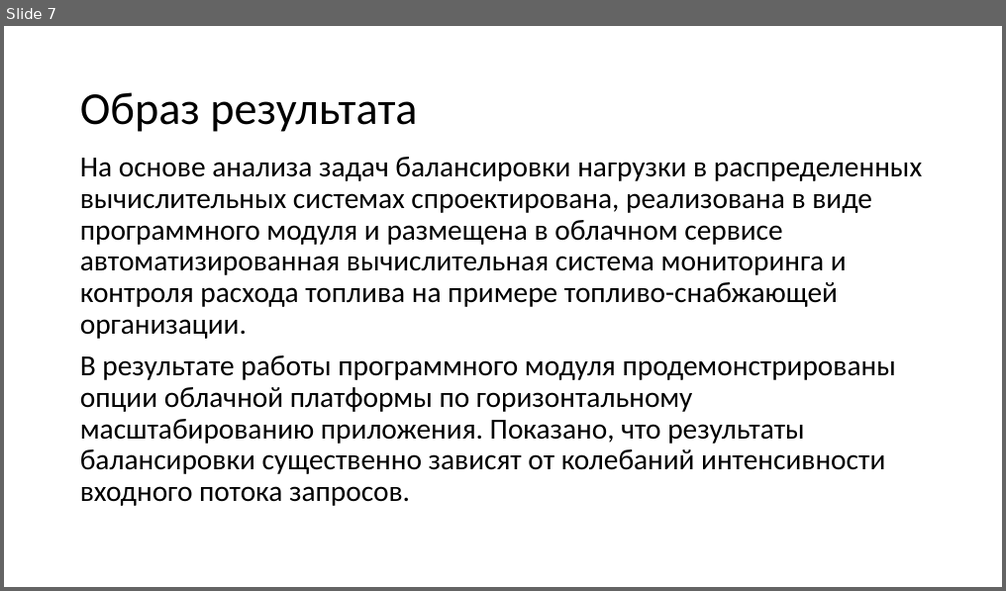
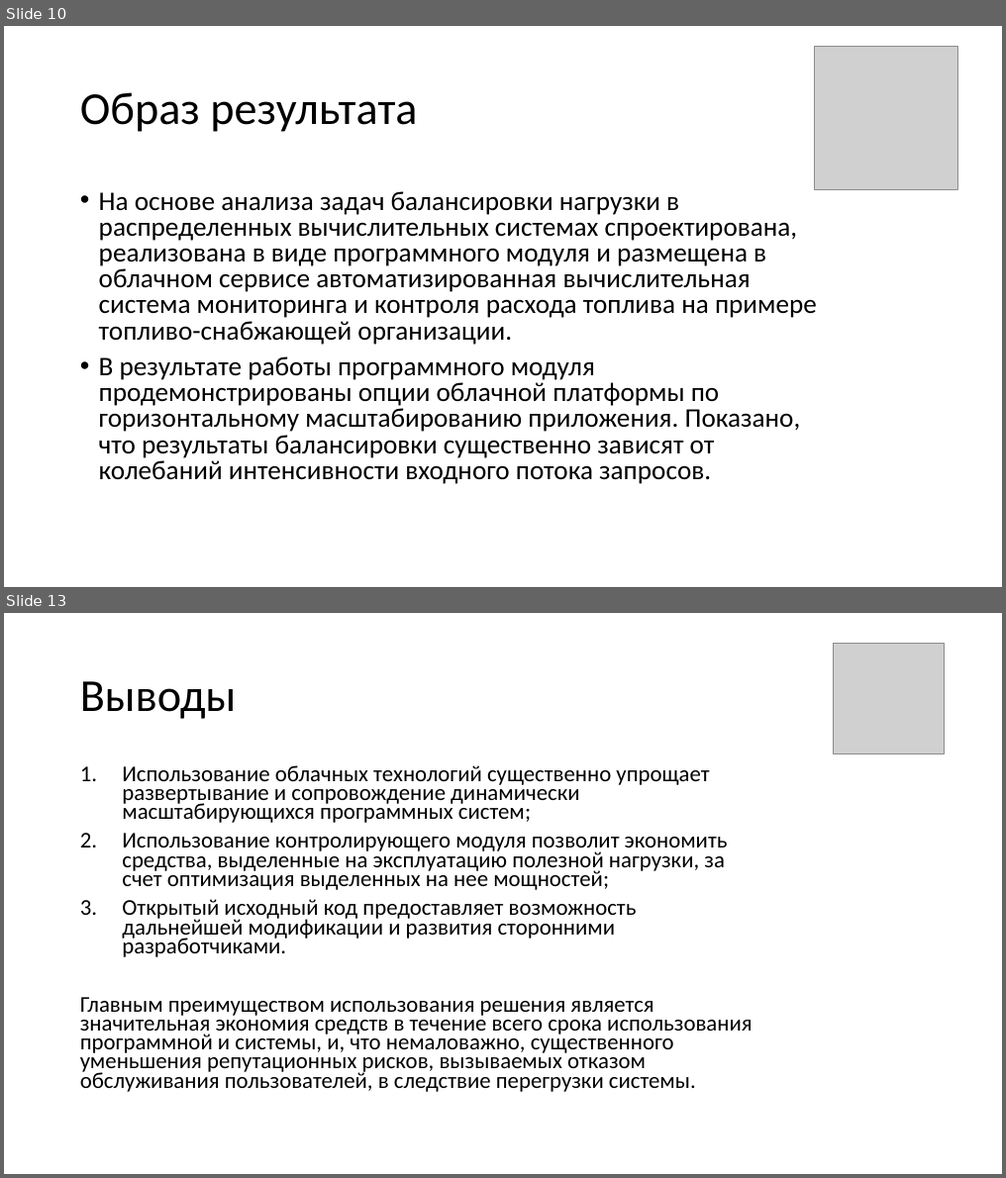
Before and after one commit to SkiStalker/BachelorsDegree, a slide deck: text/Масштабирование_вычислительных_мощностей.pptx. Shown one above the other, each under a label of ours: slide 7 before the commit, slides 10 and 13 after it; the slides between them are not shown. The pictures are 1006x591 and 1006x1178 pixels, drawn with LibreOffice and Linux fonts; fonts in the diff are those of the drawing; grey boxes stand for pictures. Boxes give left, top, right and bottom in pixels: in the first picture for what was removed or moved away, otherwise in the second. Text is boxed around its words. In the diff, an @@ line names an element or a change of style, - is before the commit and + after.

```diff
--- a/text/Масштабирование_вычислительных_мощностей.pptx
+++ b/text/Масштабирование_вычислительных_мощностей.pptx
@@ slide 13 added at (4, 613, 1002, 1174), background #FFFFFF @@
@@ picture added at (834, 643, 945, 755) @@
@@ title added at (80, 681, 237, 719), 44 pt, text #000000 @@
+Выводы
@@ text added at (80, 765, 752, 1092), 21.7 pt, text #000000 @@
+1. Использование облачных технологий существенно упрощает развертывание и сопровождение динамически масштабирующихся программных систем;
+2. Использование контролирующего модуля позволит экономить средства, выделенные на эксплуатацию полезной нагрузки, за счет оптимизация выделенных на нее мощностей;
+3. Открытый исходный код предоставляет возможность дальнейшей модификации и развития сторонними разработчиками.
+Главным преимуществом использования решения является значительная экономия средств в течение всего срока использования программной и системы, и, что немаловажно, существенного уменьшения репутационных рисков, вызываемых отказом обслуживания пользователей, в следствие перегрузки системы.
@@ what was slide 7 is now slide 10 @@
@@ slide 10 changed as well @@
@@ picture added at (815, 46, 958, 189) @@
@@ text "На основе анализа задач балансировки ...": place and size @@
-text "На основе анализа задач балансировки ..." at (80, 157, 922, 506)
+text "На основе анализа задач балансировки ..." at (99, 191, 817, 484)
@@ text "На основе анализа задач балансировки ..." at (99, 191, 817, 484): size 28 to 25.9 pt; bullet none to •; line spacing 0.9 to 0.8 @@
```
Also in this commit, not shown: 7 other slides changed, 7 other slides added, 3 slides removed, 3 other files.
